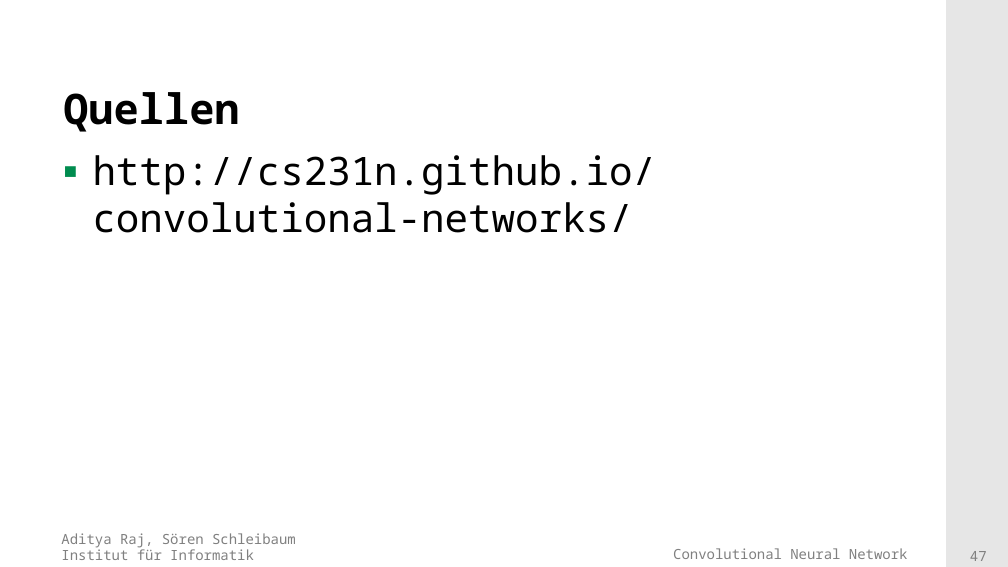
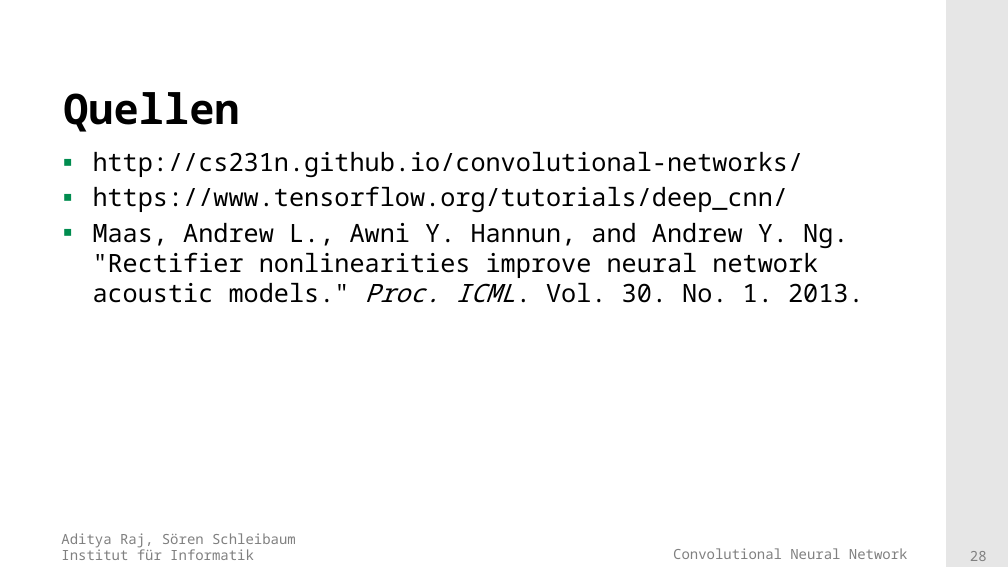
Before and after one commit to adityaraj52/ConvNet, a slide deck: slide 28 of PresentationsAndTalk/Presentation_final.pptx (slide 47 before the commit). Drawn at 1008x567 pixels with LibreOffice and Linux fonts; fonts in the diff are those of the drawing; background and template pictures are left out. Boxes give left, top, right and bottom in pixels: in the first picture for what was removed or moved away, otherwise in the second. Text is boxed around its words. In the diff, an @@ line names an element or a change of style, - is before the commit and + after.

```diff
--- a/PresentationsAndTalk/Presentation_final.pptx
+++ b/PresentationsAndTalk/Presentation_final.pptx
@@ text at (93, 152, 804, 177): size 28 to 18 pt in "http://cs231n.github.io/convolutional-networks/"; less space between paragraphs @@
@@ text at (93, 186, 864, 303): paragraphs added @@
+▪ https://www.tensorflow.org/tutorials/deep_cnn/
+▪ Maas, Andrew L., Awni Y. Hannun, and Andrew Y. Ng. "Rectifier nonlinearities improve neural network acoustic models." Proc. ICML. Vol. 30. No. 1. 2013.
@@ page number at (970, 551, 987, 561): text changed @@
-47
+28
```
Also in this commit, not shown: 9 other slides changed, 23 slides added, 1 other file.
